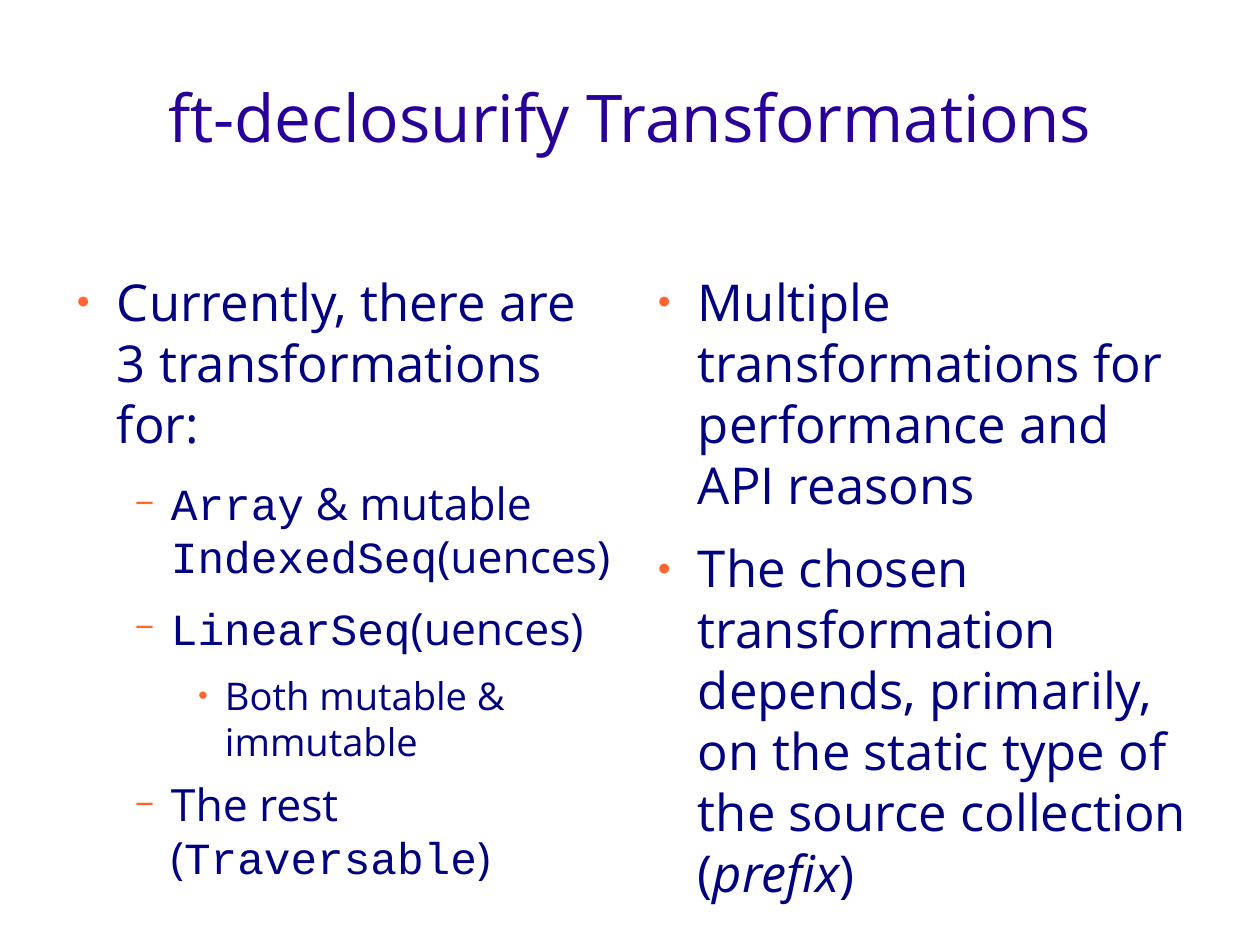
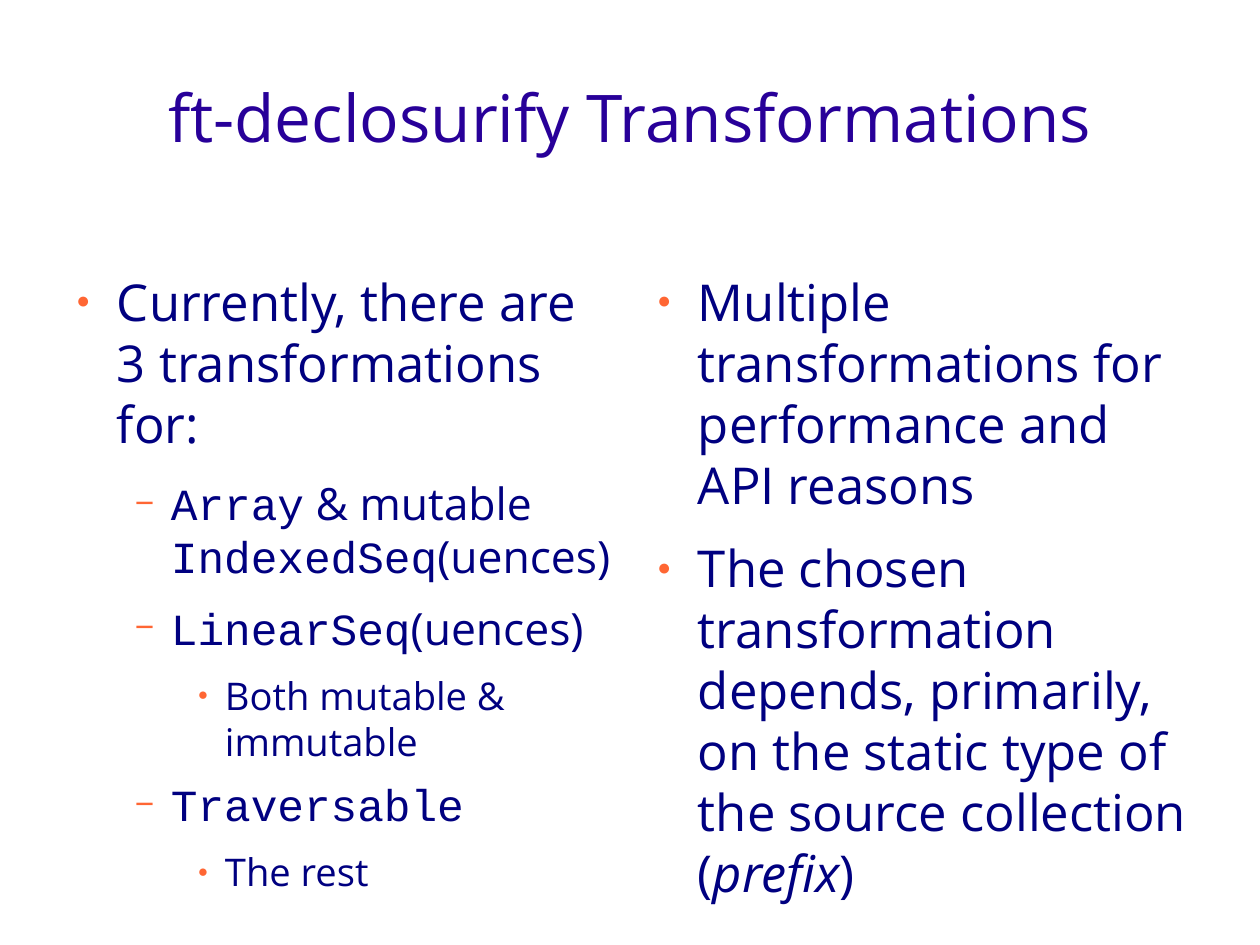
Before and after one commit to geo-kollias/msc-thesis-tex, a slide deck: slide 17 of geokollias_msc_thesis_pres.odp (slide 16 before the commit). Drawn at 1260x945 pixels with LibreOffice and Linux fonts; fonts in the diff are those of the drawing; background and template pictures are left out. Boxes give left, top, right and bottom in pixels: in the first picture for what was removed or moved away, otherwise in the second. Text is boxed around its words. In the diff, an @@ line names an element or a change of style, - is before the commit and + after.

```diff
--- a/geokollias_msc_thesis_pres.odp
+++ b/geokollias_msc_thesis_pres.odp
@@ text at [171, 790, 464, 887]: text changed @@
-  − The rest (Traversable)
+  − Traversable
+    ● The rest
```
Also in this commit, not shown: 21 other slides changed, 4 slides added, 2 slides removed.
